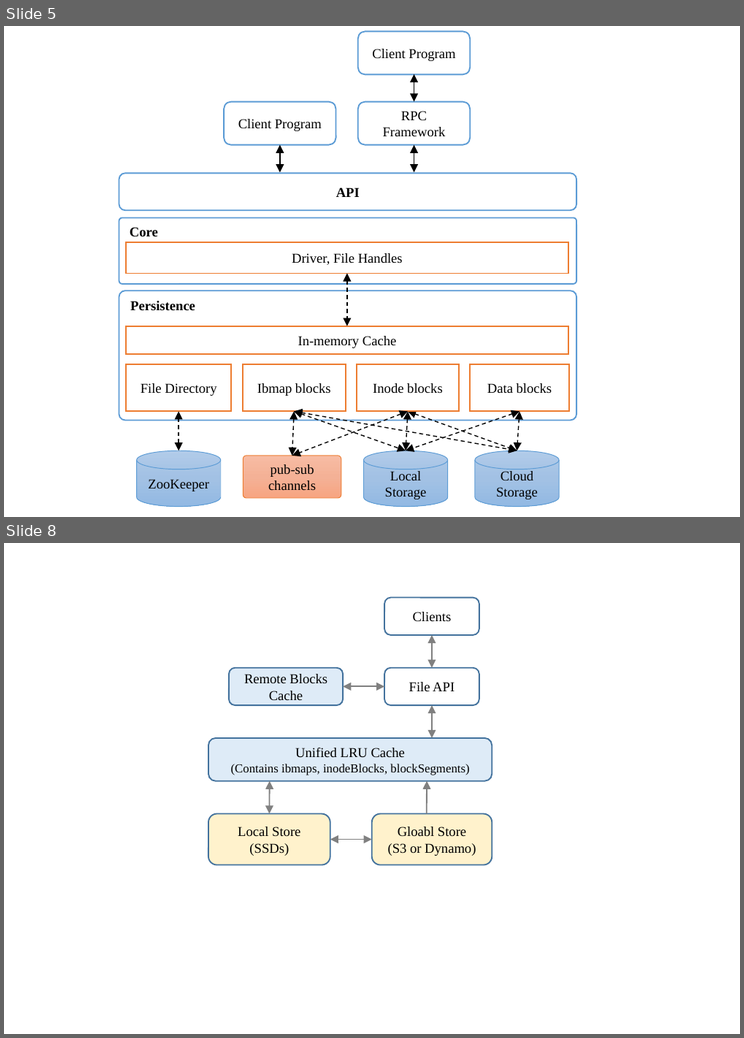
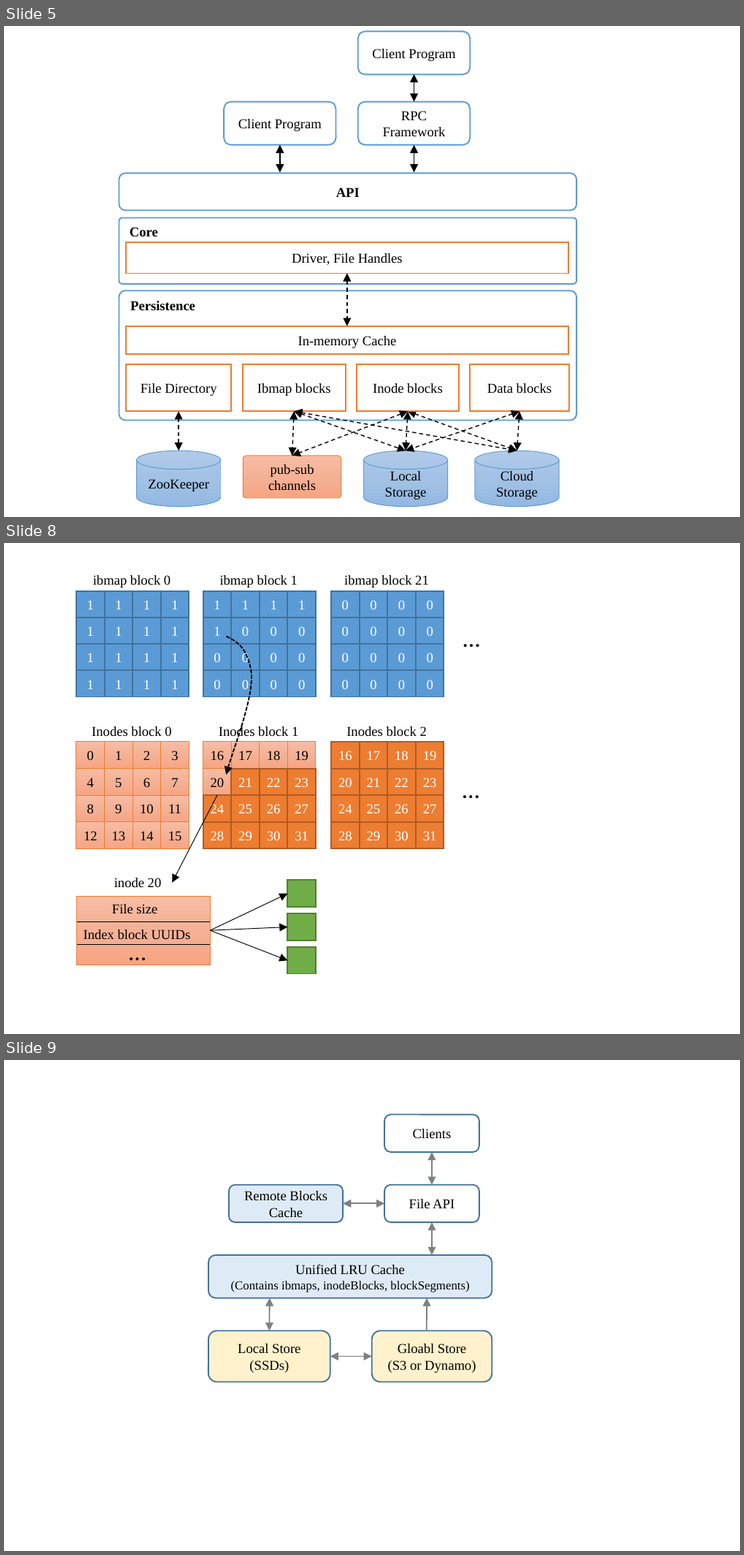
Before and after one commit to smash-bi/kawkab, a slide deck: docs/design/figures/fs-design.pptx. Shown one above the other, each under a label of ours: slides 5 and 8 before the commit, slides 5, 8 and 9 after it; the slides between them are not shown. The pictures are 744x1038 and 744x1555 pixels, drawn with LibreOffice and Linux fonts; fonts in the diff are those of the drawing. Boxes give left, top, right and bottom in pixels: in the first picture for what was removed or moved away, otherwise in the second. Text is boxed around its words. In the diff, an @@ line names an element or a change of style, - is before the commit and + after.

```diff
--- a/docs/design/figures/fs-design.pptx
+++ b/docs/design/figures/fs-design.pptx
@@ slide 8 added at [4, 543, 740, 1034], background #FFFFFF @@
@@ group added at [76, 575, 491, 973]: 100 rectangles, 12 texts, 4 arrows, 2 lines, 1 freeform shape @@
+1
+1
+1
+1
+1
+1
+1
+1
+1
+1
+1
+1
+1
+1
+1
+1
+1
+1
+1
+1
+1
+0
+0
+0
+0
+0
+0
+0
+0
+0
+0
+0
+ibmap block 0
+0
+0
+0
+0
+0
+0
+0
+0
+0
+0
+0
+0
+0
+0
+0
+0
+0
+1
+2
+3
+4
+5
+6
+7
+8
+9
+10
+11
+12
+13
+14
+15
+16
+17
+18
+19
+20
+21
+22
+23
+24
+25
+26
+27
+28
+29
+30
+31
+Inodes block 0
+ibmap block 1
+ibmap block 21
+Inodes block 1
+Inodes block 2
+16
+17
+18
+19
+20
+21
+22
+23
+24
+25
+26
+27
+28
+29
+30
+31
+…
+…
+inode 20
+File size
+Index block UUIDs
+…
@@ what was slide 8 is now slide 9 @@
```
Also in this commit, not shown: 2 slides changed, 4 other files.
